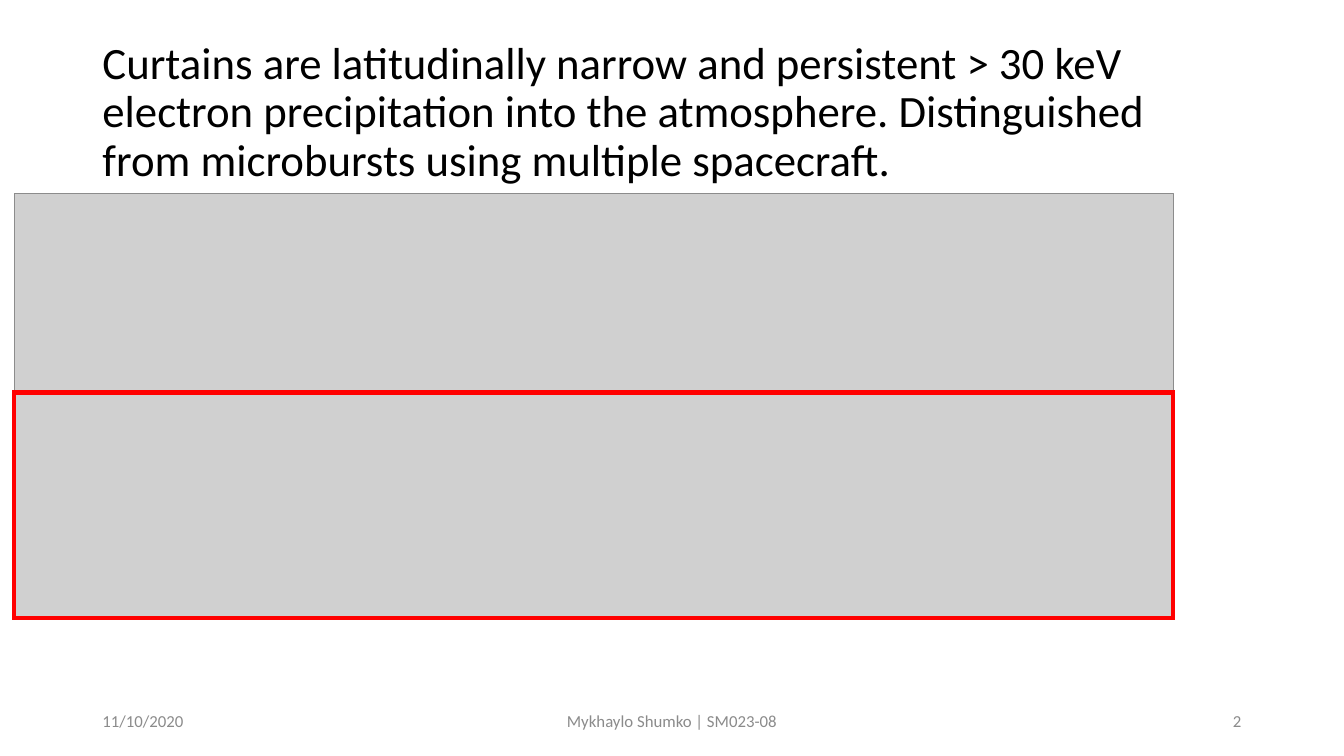
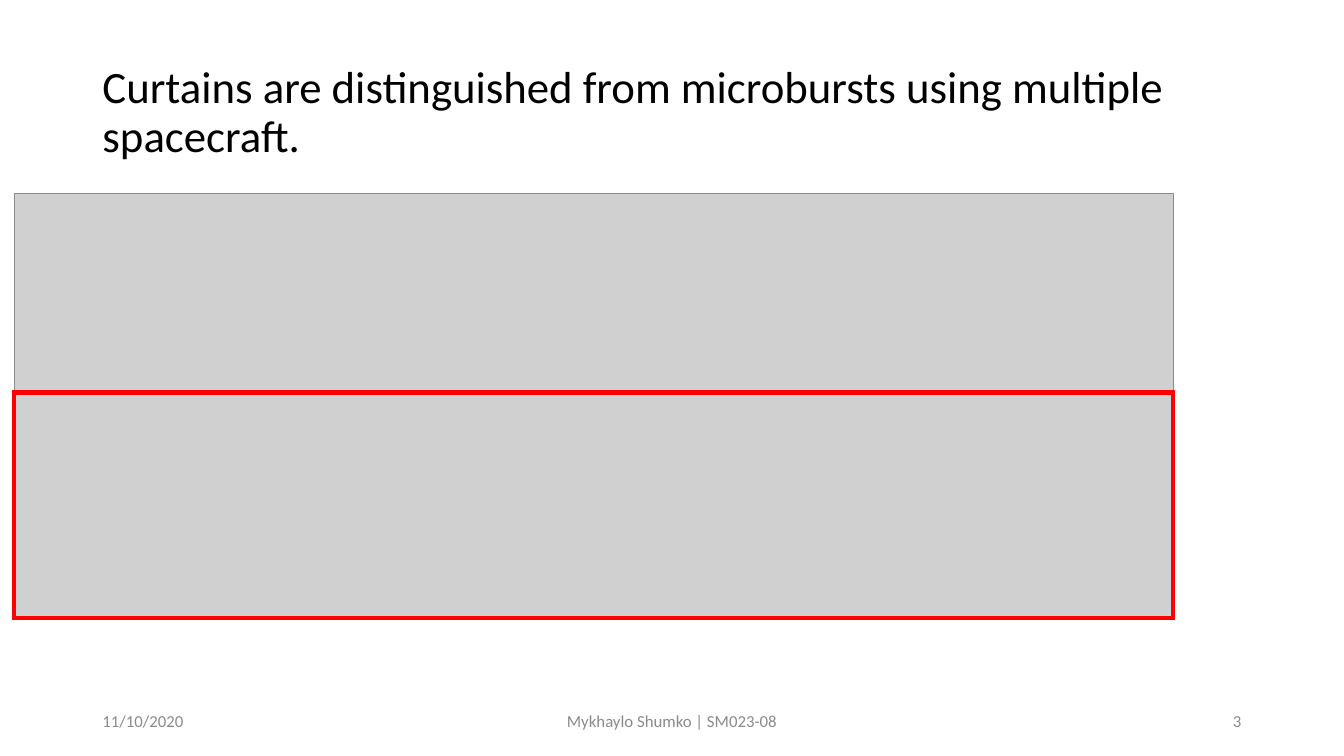
Before and after one commit to mshumko/ac6_curtains, a slide deck: slide 3 of reports/2020_shumko_agu_slides.pptx (slide 2 before the commit). Drawn at 1344x756 pixels with LibreOffice and Linux fonts; fonts in the diff are those of the drawing; grey boxes stand for pictures. Boxes give left, top, right and bottom in pixels: in the first picture for what was removed or moved away, otherwise in the second. Text is boxed around its words. In the diff, an @@ line names an element or a change of style, - is before the commit and + after.

```diff
--- a/reports/2020_shumko_agu_slides.pptx
+++ b/reports/2020_shumko_agu_slides.pptx
@@ title at <box>102,72,1163,160</box>: text changed @@
-Curtains are latitudinally narrow and persistent > 30 keV electron precipitation into the atmosphere. Distinguished from microbursts using multiple spacecraft.
+Curtains are distinguished from microbursts using multiple spacecraft.
@@ page number at <box>1233,716,1241,727</box>: text changed @@
-2
+3
```
Also in this commit, not shown: 3 slides added.
